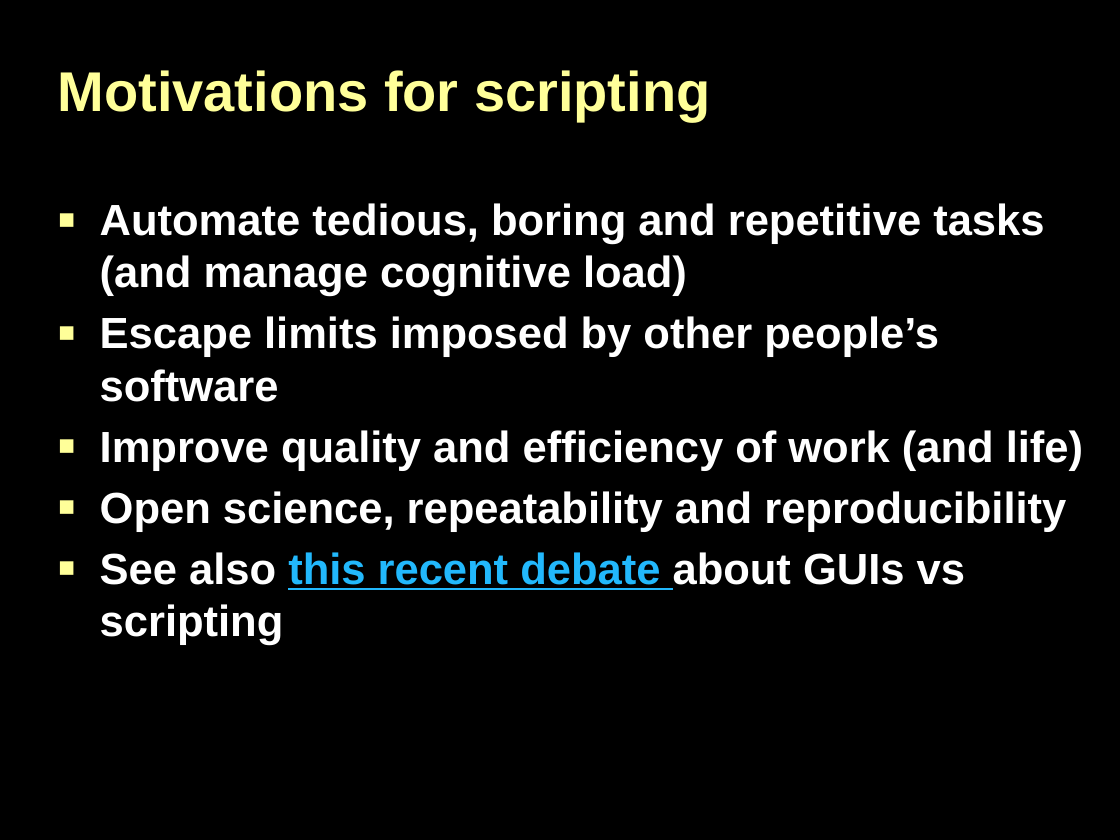
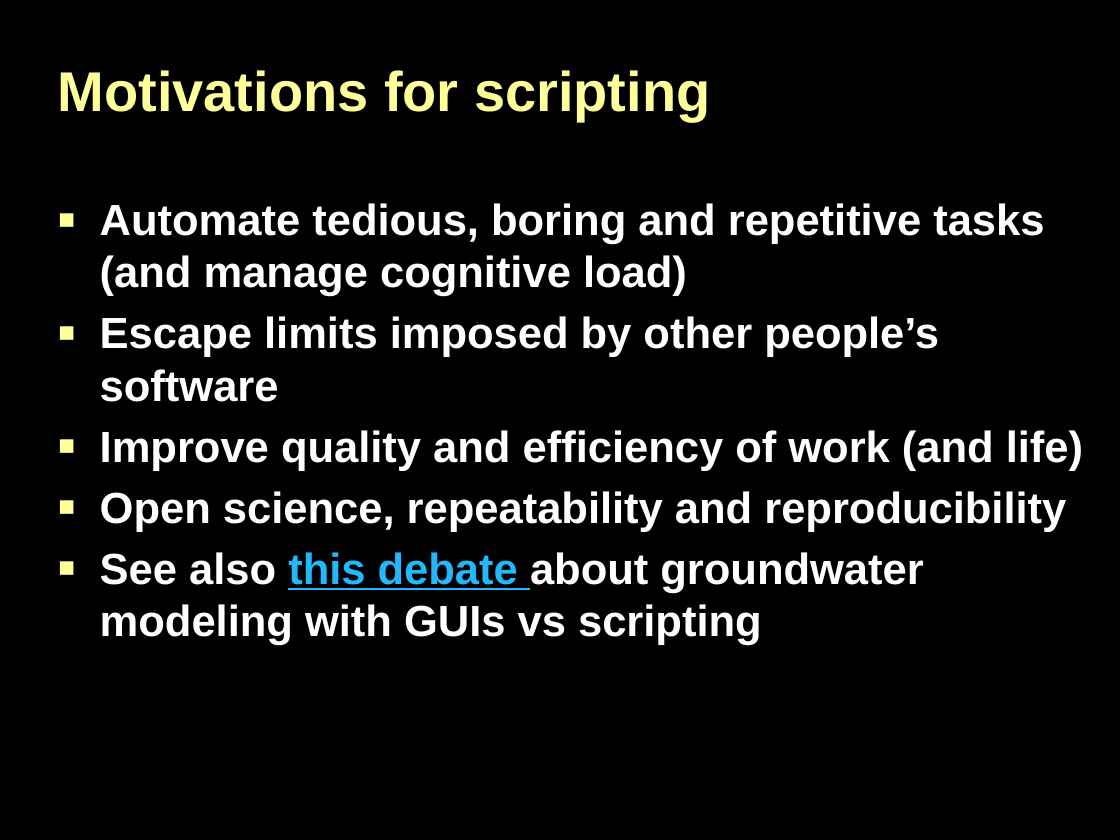
Before and after one commit to DOI-USGS/python-for-hydrology, a slide deck: slide 2 of powerpoint_presentations/PythonOverview.pptx. Drawn at 1120x840 pixels with LibreOffice and Linux fonts; fonts in the diff are those of the drawing; background and template pictures are left out. Boxes give left, top, right and bottom in pixels: in the first picture for what was removed or moved away, otherwise in the second. Text is boxed around its words. In the diff, an @@ line names an element or a change of style, - is before the commit and + after.

```diff
--- a/powerpoint_presentations/PythonOverview.pptx
+++ b/powerpoint_presentations/PythonOverview.pptx
@@ text at [100,552,923,645]: text changed @@
-▪ See also this recent debate about GUIs vs scripting
+▪ See also this debate about groundwater modeling with GUIs vs scripting
```
Also in this commit, not shown: 7 other slides changed.
